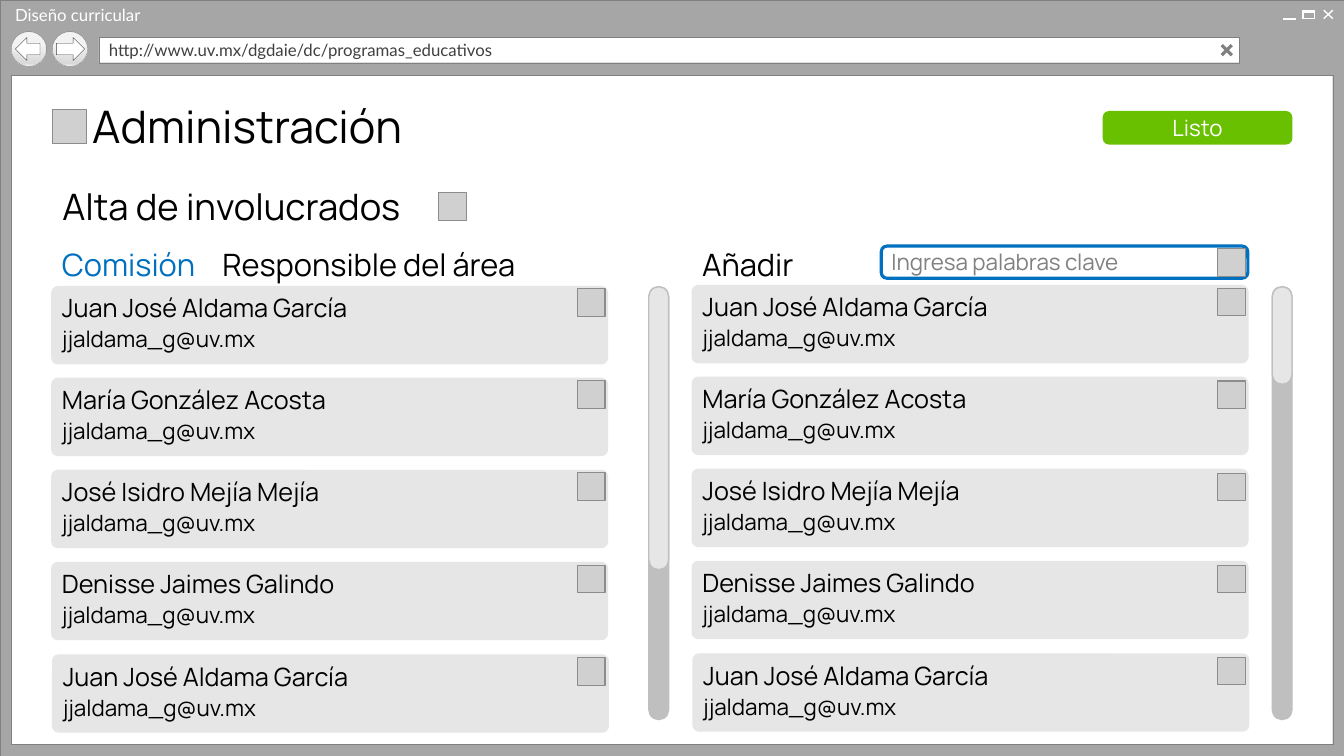
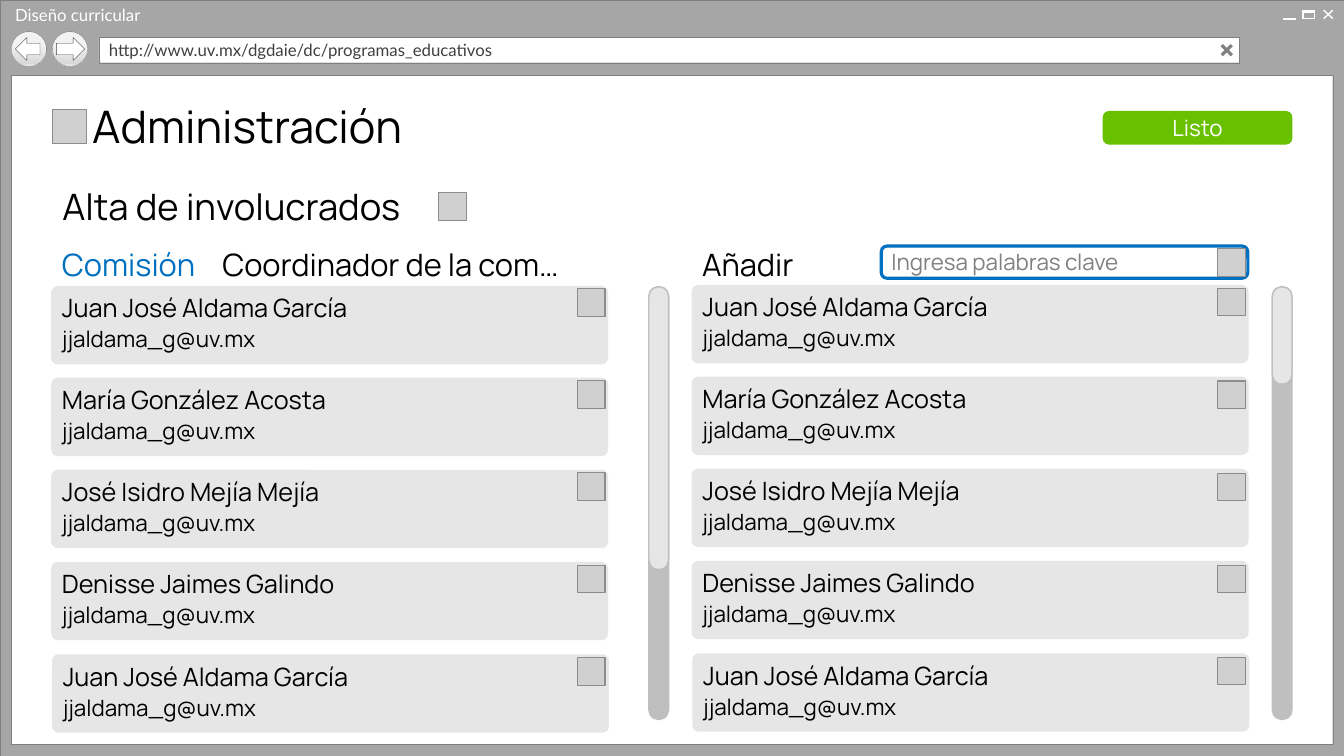
Before and after one commit to Senzho/DISENO_CURRICULAR_SS_05_2019, a slide deck: slide 11 of Diseño/Prototipos V2.pptx (slide 9 before the commit). Drawn at 1344x756 pixels with LibreOffice and Linux fonts; fonts in the diff are those of the drawing; grey boxes stand for pictures; background and template pictures are left out. Boxes give left, top, right and bottom in pixels: in the first picture for what was removed or moved away, otherwise in the second. Text is boxed around its words. In the diff, an @@ line names an element or a change of style, - is before the commit and + after.

```diff
--- a/Diseño/Prototipos V2.pptx
+++ b/Diseño/Prototipos V2.pptx
@@ text at [222, 253, 558, 277]: text changed @@
-Responsible del área
+Coordinador de la com…
```
Also in this commit, not shown: 5 other slides changed, 2 slides added, 1 other file.
